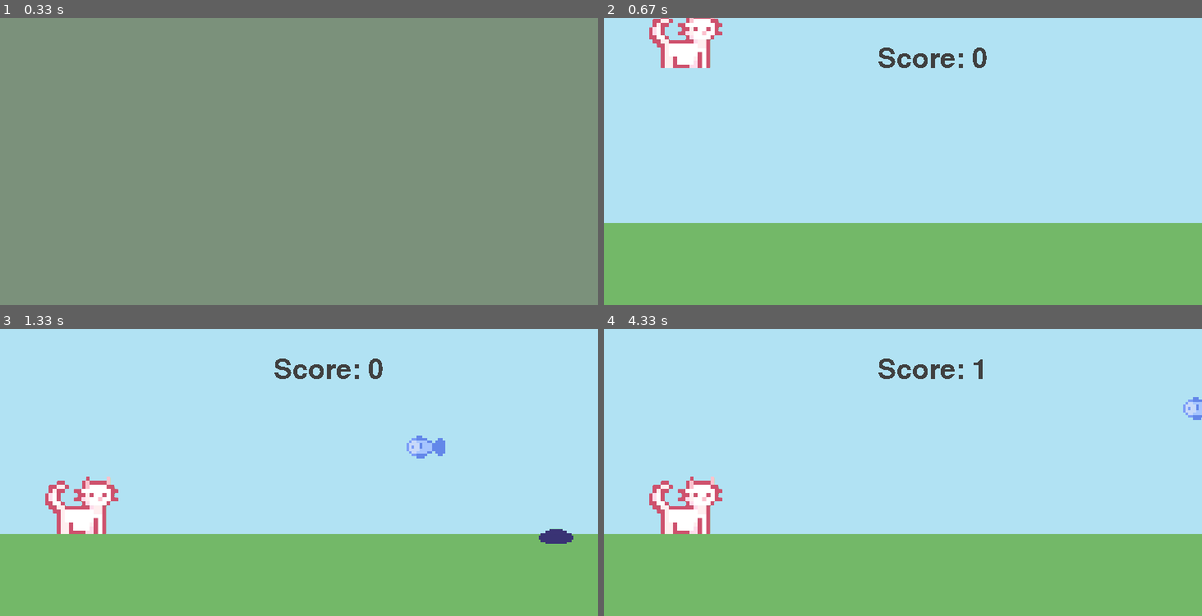
Above: before the commit, frames 1-4 (two rows, left to right).
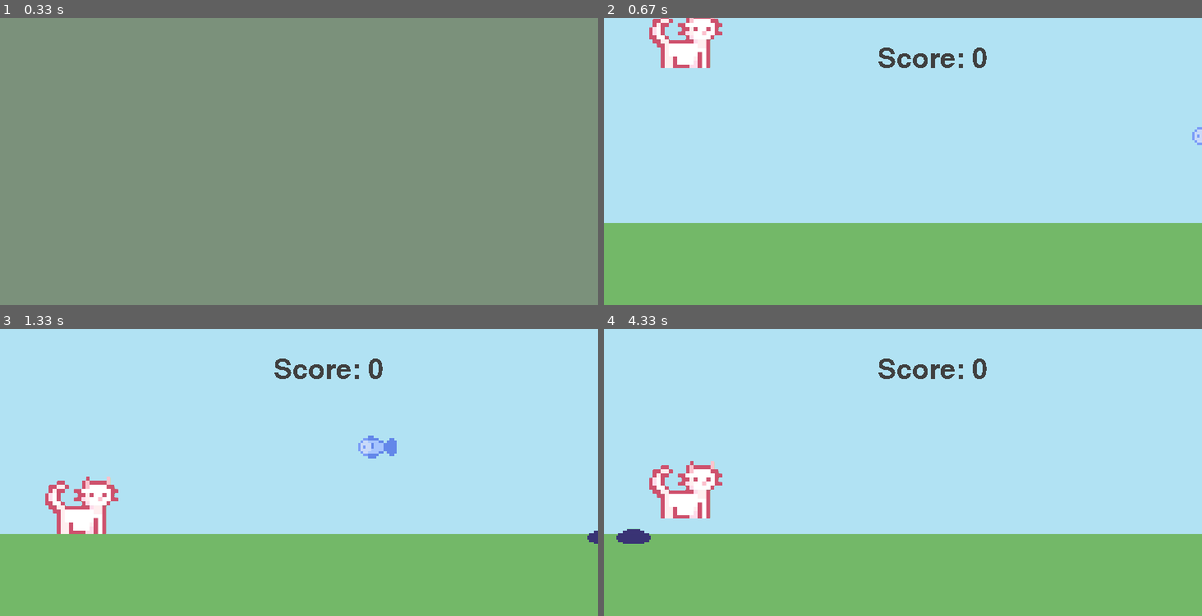
Above: after the commit, the same moments.

Repository: ShIIIrochka/py_game
Game: pygame game, started from pythongame/game.py
The game is run twice, just before and just after one commit, with the same random seed, the same clock (stepped at 60 frames per second) and the same inputs.
Inputs:
- Up to frame 1 (0.33 s): no input
- Up to frame 2 (0.67 s): tap Space at 0.33 s
- Up to frame 3 (1.33 s): no input
- Up to frame 4 (4.33 s): tap Space at 2.17, 2.57, 2.87, 3.38, 3.6, 3.88, 4.1, 4.32 s

Frame 1 is identical in both runs. In frame 2, less than 0.1% of the frame differs, in the area x 98-100%, y 38-45%; in frame 3, 0.9%; in frame 4, 2.3%, in the area x 2-100%, y 10-75%.

Commit message:
добавила генерацию скорости

Diff:
--- a/pythongame/game.py
+++ b/pythongame/game.py
@@ -60,7 +60,7 @@
         self.rect = self.image.get_rect()
         self.rect.x = randint(728, 1100)
         self.rect.y = randint(y_range[0], y_range[1])  # Генерация случайной координаты Y в указанном диапазоне
-        self.speed = speed
+        self.speed = randint(speed[0], speed[1])
 
     def update(self):
         """
@@ -110,8 +110,8 @@
 
 player = Player('cat.PNG', (90, 90), (100, 250))
 
-pit = NPS('pit.PNG', (45, 45), 5, (230, 230))
-fish = NPS('fish.PNG', (50, 50), 6, (70, 120))
+pit = NPS('pit.PNG', (45, 45), (4,6), (230, 230))
+fish = NPS('fish.PNG', (50, 50), (5, 7), (70, 120))
 start = Player('cat.stand.PNG', (200, 200), (364, 230))
 
 #группы
@@ -155,8 +155,8 @@
 
         if not obstacle_group:
 
-            pit = NPS('pit.PNG', (45, 45), 5, (230, 230))
-            fish = NPS('fish.PNG', (50, 50), 6, (70, 120))
+            pit = NPS('pit.PNG', (45, 45), (4, 6), (230, 230))
+            fish = NPS('fish.PNG', (50, 50), (5, 7), (70, 120))
             obstacle_group.add(pit, fish)
 
         obstacle_group.draw(screen)
